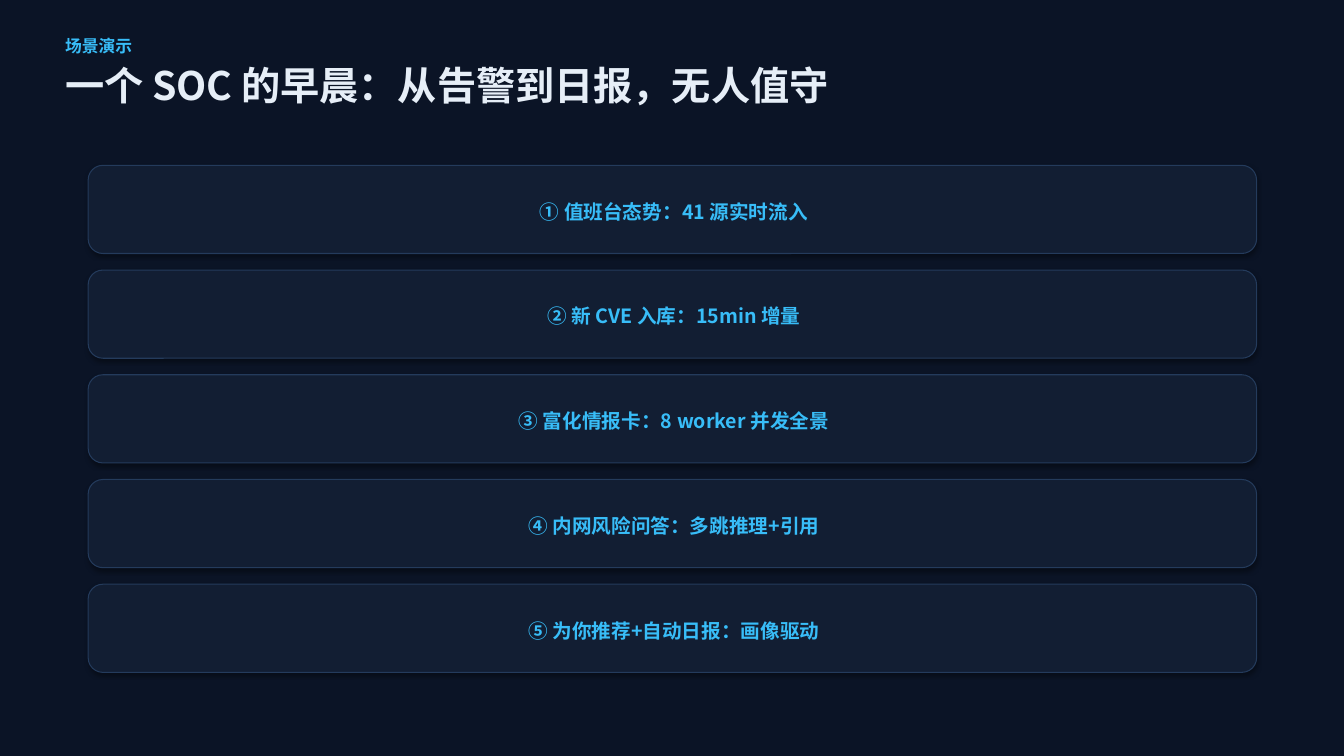
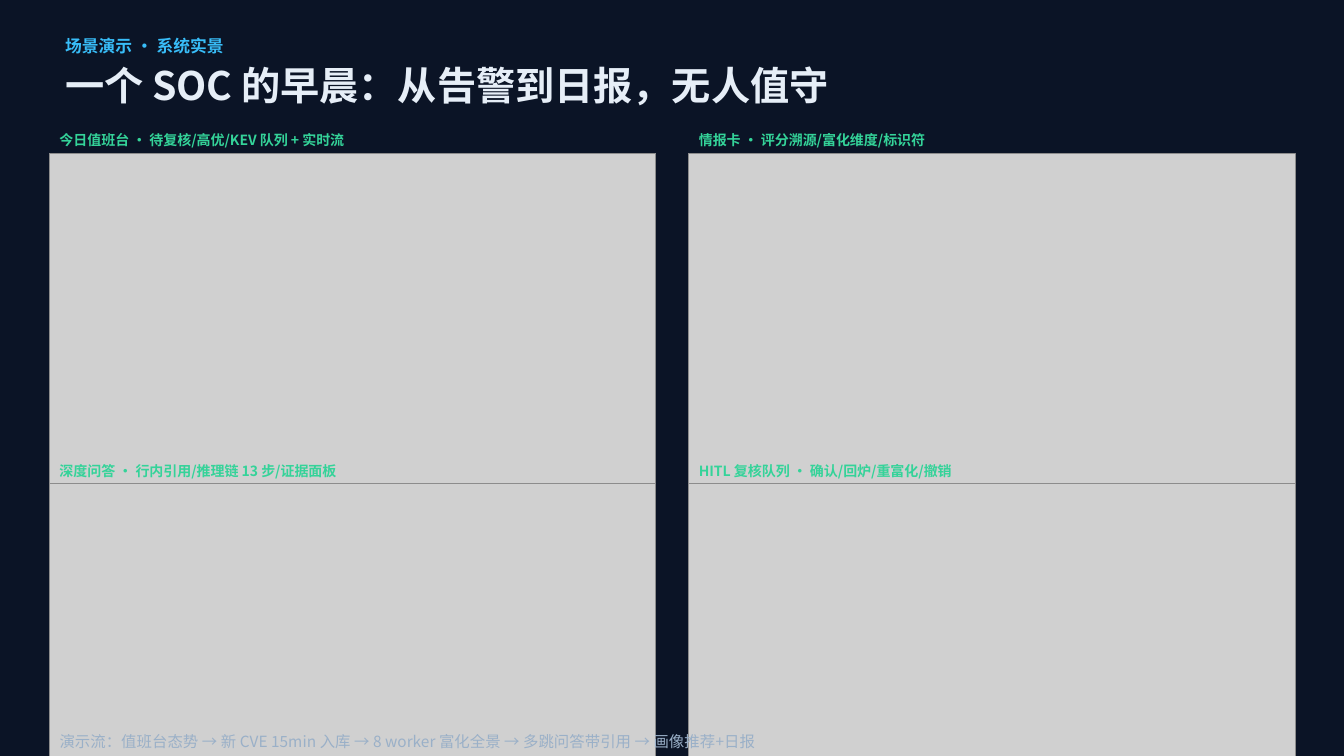
Before and after one commit to Shuuyou/nereid, a slide deck: slide 9 of docs/nereid-defense.pptx. Drawn at 1344x756 pixels with LibreOffice and Linux fonts; fonts in the diff are those of the drawing; grey boxes stand for pictures. Boxes give left, top, right and bottom in pixels: in the first picture for what was removed or moved away, otherwise in the second. Text is boxed around its words. In the diff, an @@ line names an element or a change of style, - is before the commit and + after.

Commit message:
PPT/技术报告补实景截图：无头 Chromium 截 10 页界面
- scripts/take_screenshots.py：Playwright 遍历关键页面（QA 页真实
  提交问题等 done 再截），docs/screenshots/ 10 张 2880×1620
- PPT 演示页改 2×2 实景网格：值班台/情报卡/深度问答/复核队列
  四帧替换原纯文字步骤卡（步骤流压缩为底部一行）
- 技术报告第 11 章新增 §11.5 分析工作台实景（4 张运行实例截图+
  图注），HITL 实测条数 3→2 对齐当前队列

```diff
--- a/docs/nereid-defense.pptx
+++ b/docs/nereid-defense.pptx
@@ text at box(65, 37, 224, 54): text changed @@
-场景演示
+场景演示 · 系统实景
@@ text "今日值班台 · 待复核/高优/KEV 队列 + ...": place and size @@
-text "今日值班台 · 待复核/高优/KEV 队列 + ..." at box(88, 165, 1256, 253)
+text "今日值班台 · 待复核/高优/KEV 队列 + ..." at box(59, 133, 344, 148)
@@ text "今日值班台 · 待复核/高优/KEV 队列 + ..." at box(59, 133, 344, 148): vertical alignment middle to top; fill #121E33 to none; outline #243B5C 0.75 pt to none; shadow off @@
@@ text at box(59, 133, 344, 148): text changed; size 14 to 10 pt; text colour #38BDF8 to #34D399 @@
-① 值班台态势：41 源实时流入
+今日值班台 · 待复核/高优/KEV 队列 + 实时流
@@ text added at box(699, 133, 925, 148), 10 pt, text #34D399, bold @@
+情报卡 · 评分溯源/富化维度/标识符
@@ picture added at box(49, 153, 655, 494) @@
@@ picture added at box(690, 153, 1296, 494) @@
@@ rounded rectangle removed at box(88, 270, 1256, 358) @@
-② 新 CVE 入库：15min 增量
@@ rounded rectangle removed at box(88, 375, 1256, 463) @@
-③ 富化情报卡：8 worker 并发全景
@@ text added at box(59, 464, 336, 479), 10 pt, text #34D399, bold @@
+深度问答 · 行内引用/推理链 13 步/证据面板
@@ text added at box(699, 464, 952, 479), 10 pt, text #34D399, bold @@
+HITL 复核队列 · 确认/回炉/重富化/撤销
@@ picture added at box(49, 484, 655, 756) @@
@@ rounded rectangle removed at box(88, 480, 1256, 568) @@
-④ 内网风险问答：多跳推理+引用
@@ picture added at box(690, 484, 1296, 756) @@
@@ rounded rectangle removed at box(88, 585, 1256, 673) @@
-⑤ 为你推荐+自动日报：画像驱动
@@ text added at box(60, 732, 756, 752), 11 pt, text #9AB0C8 @@
+演示流：值班台态势 → 新 CVE 15min 入库 → 8 worker 富化全景 → 多跳问答带引用 → 画像推荐+日报
```
Also in this commit, not shown: 13 other files.
